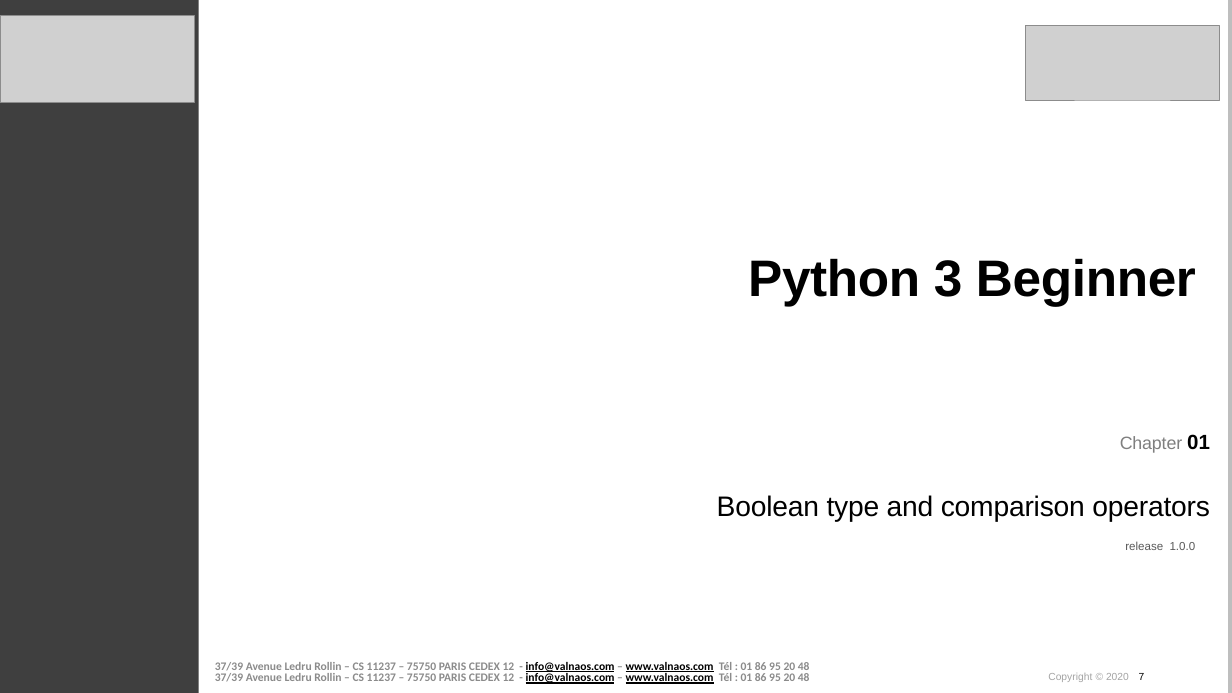
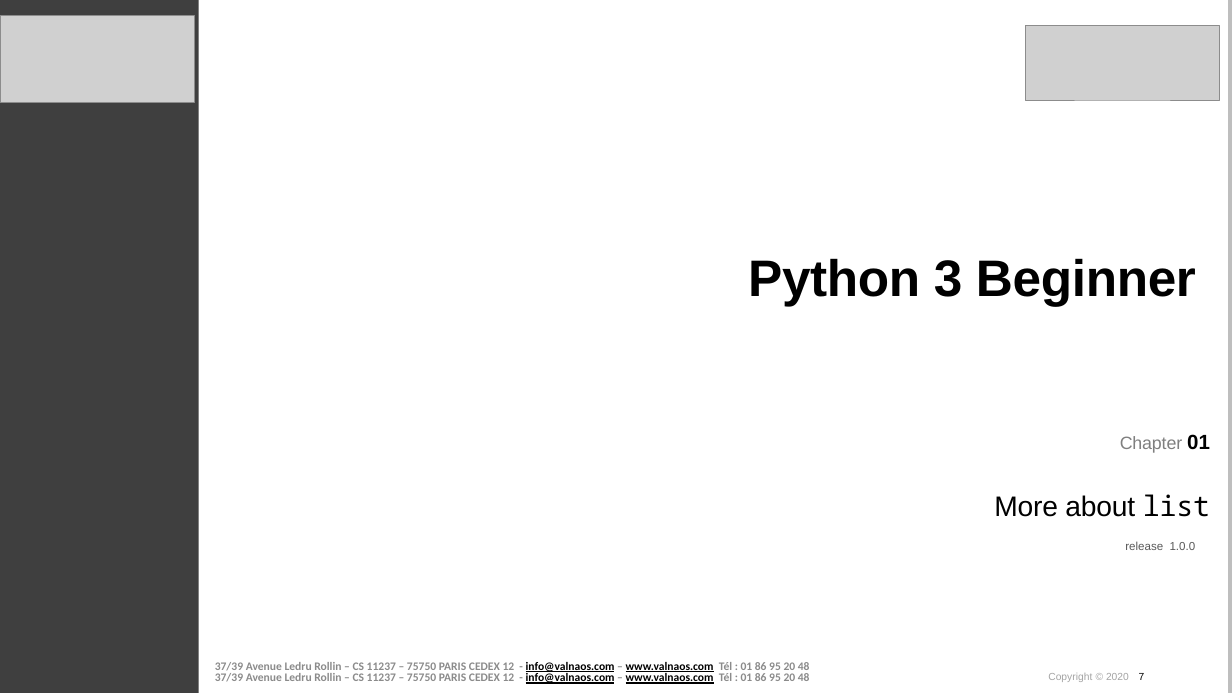
Before and after one commit to cstar-industries/python-3-beginner, a slide deck: slide 7 of 003-Data-Structures/Data Structures - Slides.pptx. Drawn at 1232x693 pixels with LibreOffice and Linux fonts; fonts in the diff are those of the drawing; grey boxes stand for pictures; background and template pictures are left out. Boxes give left, top, right and bottom in pixels: in the first picture for what was removed or moved away, otherwise in the second. Text is boxed around its words. In the diff, an @@ line names an element or a change of style, - is before the commit and + after.

```diff
--- a/003-Data-Structures/Data Structures - Slides.pptx
+++ b/003-Data-Structures/Data Structures - Slides.pptx
@@ text at [994, 494, 1210, 517]: text changed @@
-Boolean type and comparison operators
+More about list
```
Also in this commit, not shown: 18 other slides changed, 50 slides added, 44 slides removed, 1 other file.
